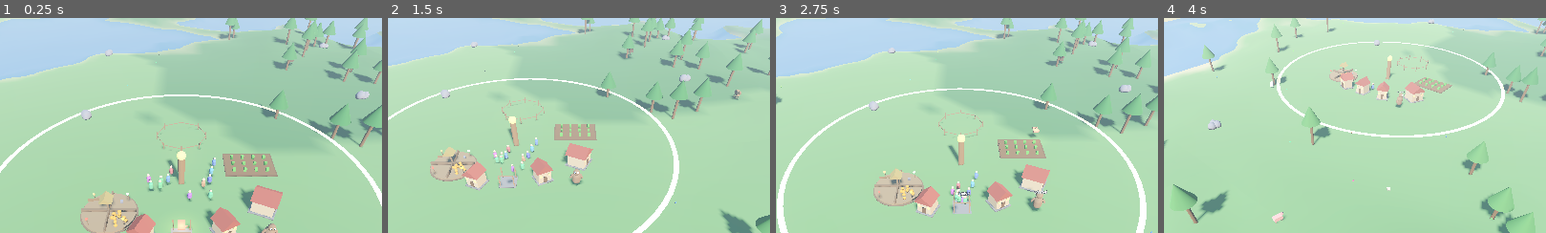
Above: before the commit, frames 1-4 (left to right).
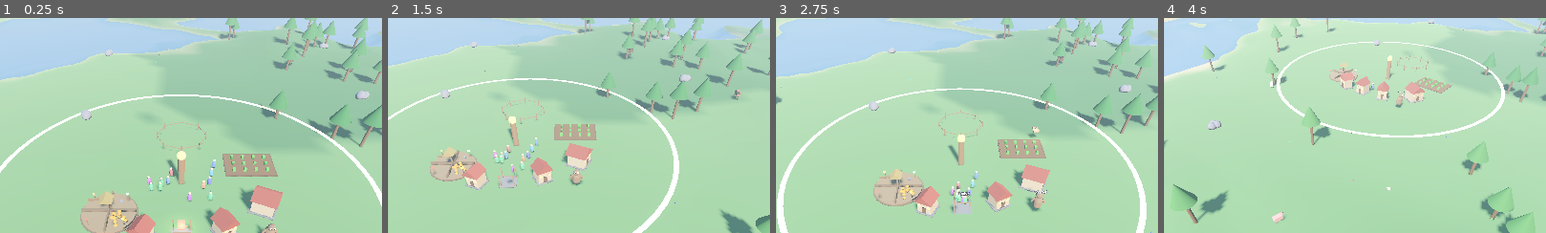
Above: after the commit, the same moments.

Repository: tjloman/tjloman
Game: Godot game, scene res://scenes/main.tscn
Two runs of this game, one before a commit and one after it. Both use one fixed random seed, a clock stepped at 60 frames per second and the inputs below.
Inputs (mouse positions are % of the whole screen's width and height, from its top left):
- Up to frame 1 (0.25 s): no input
- Up to frame 2 (1.5 s): move the mouse to (72, 45) at 0.52 s; hold Right 0.53-1.25 s; hold S (cam_back) 0.53-1.25 s; click (72, 45) at 0.67 s; drag from (30, 55) to (45, 70) at 1.27 s
- Up to frame 3 (2.75 s): move the mouse to (60, 28) at 2.02 s; hold Right from 2.03 s (still down); hold A (cam_left) from 2.03 s (still down)
- Up to frame 4 (4 s): release Right at 2.75 s; release A (cam_left) at 2.75 s; drag from (45, 70) to (20, 35) at 2.77 s; move the mouse to (80, 65) at 3.52 s; hold Left from 3.53 s (still down); hold Q (cam_rotate_left) from 3.53 s (still down)
The pictures show only the part of the screen within x 26-76%, y 0-50%; the shares and areas given below are measured in that part.

The runs differ from the first frame. In frame 1, 0.4% of the frame differs, in the area x 38-57%, y 64-85%; in frame 2, less than 0.1%; in frame 3, less than 0.1%; in frame 4, nothing differs.

Commit message:
Gentle hands: place villagers as converts or missionaries; settle buildings uphill
- SETTLE ON THE HIGH SIDE: structures previously grounded to the height
  at their center, so on slopes the uphill half was buried. Every
  structure (and new construction sites) now settles on the HIGHEST
  point under its footprint — the sunken foundations bridge the downhill
  gap, and nothing is buried uphill.
- UNSTICK: villagers waist-deep in a hillside (bad spawns before chunk
  collision existed, physics hiccups) pop back to the surface — all
  entities now run a cheap buried-check (villagers every 3s, animals on
  their think tick, the creature in its watchdog). Villagers also spawn
  on real ground height instead of village-center height.
- PLACE vs THROW: releasing with a STILL hand sets the held thing down
  gently — no fear, no fall damage, no karma stain. A moving hand still
  throws, with everything that implies.
- PLACEMENT IS POLICY: a villager set down inside another village's
  influence reacts to where you put them. In a CONVERTED village they
  defect and join it — steal hands for your towns, or shuttle believers
  between them. One of YOUR faithful placed in a heathen village turns
  missionary: walks to their totem and preaches (~16 belief per
  mission), a third conversion path beside kindness and terror.
- SURVIVABILITY: villagers regenerate health when fed (1.5/s below 70
  hunger), fall damage softened (x8 -> x5), and health now shows in the
  hover card — small maulings by wolves, gods, and creatures are
  survivable stories instead of deaths.

Co-Authored-By: Claude Fable 5 <noreply@anthropic.com>
Claude-Session: https://claude.ai/code/session_01NqBKfyc5c6bViy6kUi2S7P

Diff:
--- a/scripts/animals/animal.gd
+++ b/scripts/animals/animal.gd
@@ -71,6 +71,7 @@
 var _think_time := 0.0
 var _flee_from := Vector3.ZERO
 var _fall_speed := 0.0
+var _gentle_drop := false
 var _satiated := 0.0
 var _rider: Node3D = null
 
@@ -155,6 +156,12 @@
 			velocity.y -= GRAVITY * delta
 			move_and_slide()
 			if is_on_floor():
+				if _gentle_drop:
+					_gentle_drop = false
+					state = State.IDLE
+					_action_time = 2.0
+					velocity = Vector3.ZERO
+					return
 				if _fall_speed > 16.0:
 					take_damage((_fall_speed - 16.0) * 4.0)
 				if state == State.FALLING:
@@ -208,6 +215,14 @@
 		return
 	_satiated = maxf(_satiated - 1.0, 0.0)
 
+	# Buried waist-deep in a hillside (bad spawn, collision hiccup)? Pop up.
+	var world := get_tree().get_first_node_in_group("world_gen") as WorldGen
+	if world != null:
+		var h := world.height_at(global_position.x, global_position.z)
+		if global_position.y < h - 1.0:
+			global_position.y = h + 0.4
+			velocity = Vector3.ZERO
+
 	if spec.get("predator", false) and _satiated <= 0.0 and state != State.CHASE:
 		_prey = _find_prey()
 		if _prey != null:
@@ -396,9 +411,10 @@
 	velocity = Vector3.ZERO
 
 
-func drop(throw_velocity: Vector3) -> void:
+func drop(throw_velocity: Vector3, gentle := false) -> void:
 	state = State.FALLING
 	velocity = throw_velocity
+	_gentle_drop = gentle
 
 
 func hover_text() -> String:
--- a/scripts/creature/creature.gd
+++ b/scripts/creature/creature.gd
@@ -193,11 +193,15 @@
 	if _state_time > STUCK_SECONDS and state != State.SLEEPING:
 		_state_time = 0.0
 		_decide()
-	if global_position.y < -12.0:
+	# Fell out of the world (chunk streamed away) or buried in a hillside
+	# (bad spawn, collision hiccup)? Pop back to the surface.
+	if global_position.y < -12.0 or fmod(_state_time, 3.0) < delta:
 		var world := get_tree().get_first_node_in_group("world_gen") as WorldGen
 		if world != null:
-			global_position.y = world.height_at(global_position.x, global_position.z) + 1.0
-			velocity = Vector3.ZERO
+			var h := world.height_at(global_position.x, global_position.z)
+			if global_position.y < h - 1.2:
+				global_position.y = h + 0.5
+				velocity = Vector3.ZERO
 
 
 ## The slow gaze: passively learn from whatever is happening nearby.
--- a/scripts/player/divine_hand.gd
+++ b/scripts/player/divine_hand.gd
@@ -202,13 +202,18 @@
 			state = HandState.IDLE
 		HandState.HOLDING:
 			var throw_vel := _throw_velocity()
+			# A still hand PLACES; a moving hand THROWS. Placement is calm —
+			# no fear, no fall damage — and where you place someone matters.
+			var gentle := throw_vel.length() < 3.0
+			if gentle:
+				throw_vel = Vector3.ZERO
 			if is_instance_valid(held_body):
 				if held_body is RigidBody3D:
 					var rb := held_body as RigidBody3D
 					rb.freeze = false
 					rb.linear_velocity = throw_vel
 				elif held_body.has_method("drop"):
-					held_body.call("drop", throw_vel)
+					held_body.call("drop", throw_vel, gentle)
 			held_body = null
 			state = HandState.IDLE
 
--- a/scripts/ui/hud.gd
+++ b/scripts/ui/hud.gd
@@ -134,7 +134,14 @@
 
 Left mouse (on land) ....... grab & drag the world
 Left mouse (on things) ..... pick up food, rocks, sheep, villagers
+Release while STILL ........ place gently — no fear, no harm
 Release while moving ....... throw! (hard landings hurt — and stain your soul)
+
+PLACING VILLAGERS IS POLICY
+Set a villager down in a village of the faith and they will JOIN it —
+steal hands for your towns, or shuttle your faithful between them.
+Set one of YOUR believers down in a heathen village and they become a
+MISSIONARY, preaching at its totem until belief takes root.
 Right mouse (hold) ......... draw a miracle gesture
 Mouse wheel ................ zoom
 Middle mouse (drag) ........ rotate camera
--- a/scripts/villager/villager.gd
+++ b/scripts/villager/villager.gd
@@ -13,6 +13,7 @@
 	GO_FARM, FARMING, GO_HUNT, HUNTING, GO_BUTCHER, BUTCHERING,
 	GO_CHOP, CHOPPING, GO_QUARRY, QUARRYING, GO_BUILD, BUILDING,
 	GO_TAME, TAMING, GO_WORSHIP, WORSHIPPING, PLAY,
+	GO_PREACH, PREACHING,
 	FLEE, HELD, FALLING,
 }
 
@@ -70,6 +71,9 @@
 var _work_sound_time := 0.0
 var _state_time := 0.0
 var _prev_state := State.WANDER
+var _gentle_drop := false
+var _mission_village: Village = null
+var _ground_check_time := randf_range(1.0, 3.0)
 var _label: Label3D
 var _visuals: Node3D
 var _body_mesh: MeshInstance3D
@@ -259,6 +263,33 @@
 						% [villager_name, _target_animal.species])
 				_target_animal = null
 				_decide()
+		State.GO_PREACH:
+			if _mission_village == null or not is_instance_valid(_mission_village):
+				_mission_village = null
+				_decide()
+			elif _move_toward(_mission_village.totem.global_position
+					+ Vector3(randf_range(-2, 2), 0, randf_range(-2, 2)),
+					WALK_SPEED * _speed_factor(), delta):
+				state = State.PREACHING
+				_action_time = 35.0
+		State.PREACHING:
+			_apply_gravity_only(delta)
+			_action_time -= delta
+			_work_noise("murmur", 3.0, delta)
+			if _mission_village == null or not is_instance_valid(_mission_village):
+				_mission_village = null
+				_decide()
+			elif _mission_village.converted:
+				GameState.announce("%s has brought %s into the light!"
+					% [villager_name, _mission_village.village_name])
+				morality = minf(morality + 5.0, 100.0)
+				_mission_village = null
+				_decide()
+			else:
+				_mission_village.change_belief(0.45 * delta)
+				if _action_time <= 0.0:
+					_mission_village = null
+					_decide()
 		State.GO_WORSHIP:
 			if _move_toward(_target, WALK_SPEED * _speed_factor(), delta):
 				state = State.WORSHIPPING
@@ -294,6 +325,16 @@
 			if state == State.FALLING:
 				state = State.WANDER
 				_decide()
+	# Waist-deep in a hillside (bad spawn, collision hiccup): pop back up.
+	_ground_check_time -= delta
+	if _ground_check_time <= 0.0:
+		_ground_check_time = 3.0
+		var world := get_tree().get_first_node_in_group("world_gen") as WorldGen
+		if world != null:
+			var h := world.height_at(global_position.x, global_position.z)
+			if global_position.y < h - 1.0:
+				global_position.y = h + 0.4
+				velocity = Vector3.ZERO
 
 
 ## Small helpers for the state machine.
@@ -400,6 +441,9 @@
 			State.QUARRYING, State.BUILDING]
 		energy = maxf(energy - (0.5 if working else 0.25) * delta, 0.0)
 	social = maxf(social - 0.3 * delta, 0.0)
+	# A fed body knits itself back together — small wounds heal.
+	if hunger < 70.0 and health < 100.0:
+		health = minf(health + 1.5 * delta, 100.0)
 	if hunger > 85.0:
 		happiness = maxf(happiness - 1.5 * delta, 0.0)
 	if hunger >= 100.0:
@@ -770,12 +814,64 @@
 
 
 func _land() -> void:
+	if _gentle_drop:
+		_gentle_drop = false
+		velocity = Vector3.ZERO
+		_on_placed_gently()
+		return
 	if _fall_speed > 14.0:
-		take_damage((_fall_speed - 14.0) * 8.0, true)
+		take_damage((_fall_speed - 14.0) * 5.0, true)
 	if not is_instance_valid(self) or is_queued_for_deletion():
 		return
 	scare(global_position + Vector3(randf() - 0.5, 0, randf() - 0.5))
 	GameState.announce("%s survived a divine toss. Mostly." % villager_name)
+
+
+## Set down by a careful god. If this is another village's ground, that
+## was no accident: the faithful defect TO belief, and believers carry
+## the word INTO the heathen dark.
+func _on_placed_gently() -> void:
+	var host := _village_here()
+	if host == null or host == village:
+		_decide()
+		return
+	if host.converted:
+		_defect_to(host)
+	elif village.converted:
+		_mission_village = host
+		state = State.GO_PREACH
+		GameState.announce("%s carries the word of the heavens into %s."
+			% [villager_name, host.village_name])
+	else:
+		_decide()  # two heathen villages; they will simply walk home
+
+
+func _village_here() -> Village:
+	var best: Village = null
+	var best_dist := INF
+	for v in get_tree().get_nodes_in_group("village"):
+		var candidate := v as Village
+		if not is_instance_valid(candidate):
+			continue
+		var flat := candidate.global_position - global_position
+		flat.y = 0
+		var d := flat.length()
+		if d < maxf(candidate.influence_radius * 1.2, 18.0) and d < best_dist:
+			best_dist = d
+			best = candidate
+	return best
+
+
+func _defect_to(host: Village) -> void:
+	var old_name := village.village_name
+	_dismount()
+	home = null
+	village = host
+	host.adopt(self)
+	if host.is_player_home or host.converted:
+		GameState.announce("%s of %s now calls %s home."
+			% [villager_name, old_name, host.village_name])
+	_decide()
 
 
 func scare(from_pos: Vector3) -> void:
@@ -812,10 +908,14 @@
 	velocity = Vector3.ZERO
 
 
-func drop(throw_velocity: Vector3) -> void:
+## A still hand sets a villager down gently (no fear, no harm — and where
+## you set them down MATTERS); a moving hand throws them, with all that
+## implies for their body and your soul.
+func drop(throw_velocity: Vector3, gentle := false) -> void:
 	state = State.FALLING
 	velocity = throw_velocity
-	if throw_velocity.length() > 10.0:
+	_gentle_drop = gentle
+	if not gentle and throw_velocity.length() > 10.0:
 		GameState.shift_alignment(-1.0)
 
 
@@ -826,9 +926,10 @@
 	var extra := ", pregnant" if pregnant else ""
 	if home == null:
 		extra += ", HOMELESS"
-	return "%s of %s — %s %s, age %d%s — %s\n(hunger %d · energy %d · happy %d · %s)" % [
+	return "%s of %s — %s %s, age %d%s — %s\n(health %d · hunger %d · energy %d · happy %d · %s)" % [
 		villager_name, village.village_name, _morality_word(), stage, int(age), extra,
-		_status_word(), int(hunger), int(energy), int(happiness), "she" if is_female else "he"]
+		_status_word(), int(health), int(hunger), int(energy), int(happiness),
+		"she" if is_female else "he"]
 
 
 func _morality_word() -> String:
@@ -857,6 +958,7 @@
 		State.GO_BUILD, State.BUILDING: return "building"
 		State.GO_TAME, State.TAMING: return "taming a beast"
 		State.GO_WORSHIP, State.WORSHIPPING: return "worshipping"
+		State.GO_PREACH, State.PREACHING: return "on a mission"
 		State.FLEE: return "fleeing in terror"
 		State.HELD: return "in the grip of a god"
 		State.FALLING: return "airborne"
@@ -875,6 +977,7 @@
 		State.TAMING: return "shhh"
 		State.BUTCHERING: return "..."
 		State.WORSHIPPING: return "pray"
+		State.PREACHING: return "hear me!"
 		State.PLAY: return "wheee"
 		State.FLEE, State.FALLING: return "!!!"
 		State.HELD: return "?!"
--- a/scripts/world/village.gd
+++ b/scripts/world/village.gd
@@ -55,12 +55,12 @@
 	_build_pen()
 
 	farm = Farm.new()
-	farm.position = _grounded(Vector3(10, 0, -4))
+	farm.position = _grounded(Vector3(10, 0, -4), 3.6)
 	add_child(farm)
 
 	# The round market sits well clear of the house ring to the northwest.
 	store = FoodStore.new()
-	store.position = _grounded(Vector3(-9, 0, 6))
+	store.position = _grounded(Vector3(-9, 0, 6), 3.5)
 	add_child(store)
 	if is_player_home:
 		store.plant_food += 8  # a founding surplus, so the game starts kind
@@ -83,21 +83,21 @@
 	add_child(totem)
 
 
-## Converts a flat village-local offset into one whose height sits on the
-## actual terrain. Villages away from the flattened cradle stand on slopes;
-## without this, their buildings float in air or bury their foundations.
-func _grounded(local: Vector3) -> Vector3:
+## Converts a flat village-local offset into one that settles on the HIGH
+## side of the terrain under the structure's footprint — nothing buried
+## uphill, foundations bridging downhill. `half` is the footprint half-width.
+func _grounded(local: Vector3, half := 2.5) -> Vector3:
 	var world := get_tree().get_first_node_in_group("world_gen") as WorldGen
 	if world == null:
 		return local
-	local.y = world.height_at(global_position.x + local.x, global_position.z + local.z) \
-		- global_position.y
+	local.y = world.settle_height(
+		global_position.x + local.x, global_position.z + local.z, half) - global_position.y
 	return local
 
 
 func _build_pen() -> void:
 	var pen := Node3D.new()
-	pen.position = _grounded(_pen_center)
+	pen.position = _grounded(_pen_center, 4.0)
 	for i in 8:
 		var angle := TAU * i / 8.0
 		var next_angle := angle + TAU / 8.0
@@ -140,7 +140,7 @@
 		house.size = sizes[i]
 		house.village = self
 		house.age = randf_range(5.0, 20.0)
-		house.position = _grounded(STARTER_HOUSE_SPOTS[i])
+		house.position = _grounded(STARTER_HOUSE_SPOTS[i], 2.0)
 		# Face the totem — computed off-tree, so no look_at here.
 		house.basis = Basis.looking_at(
 			-Vector3(house.position.x, 0, house.position.z), Vector3.UP)
@@ -151,7 +151,8 @@
 func _spawn_villagers(count: int) -> void:
 	for i in count:
 		var v := _make_villager(randf_range(16.0, 45.0))
-		v.position = Vector3(randf_range(-5, 5), 1.0, randf_range(-5, 5))
+		var spot := _grounded(Vector3(randf_range(-5, 5), 0, randf_range(-5, 5)), 0.5)
+		v.position = spot + Vector3(0, 0.6, 0)
 		add_child(v)
 	_assign_housing()
 
@@ -290,6 +291,11 @@
 		villagers[i].home = slots[i] if i < slots.size() else null
 
 
+## A villager set down here by the hand has joined us — welcome them home.
+func adopt(_newcomer: Villager) -> void:
+	_assign_housing()
+
+
 func on_house_completed(house: House) -> void:
 	if construction_site == house:
 		construction_site = null
@@ -314,7 +320,7 @@
 		if world != null:
 			if world.is_underwater(pos.x, pos.z) or world.slope_at(pos.x, pos.z) > 0.9:
 				continue
-			pos.y = world.height_at(pos.x, pos.z)
+			pos.y = world.settle_height(pos.x, pos.z, 2.2)
 		var blocked := false
 		for h in houses:
 			if is_instance_valid(h) and h.global_position.distance_to(pos) < 4.5:
--- a/scripts/world/world_gen.gd
+++ b/scripts/world/world_gen.gd
@@ -93,6 +93,17 @@
 
 func is_underwater(x: float, z: float) -> bool:
 	return height_at(x, z) < WATER_LEVEL + 0.25
+
+
+## The HIGHEST ground under a footprint. Structures settle on the high
+## side so their sunken foundations bridge the downhill gap — never the
+## uphill wall buried in the slope.
+func settle_height(x: float, z: float, half := 2.5) -> float:
+	var best := height_at(x, z)
+	for corner in [Vector2(half, half), Vector2(-half, half),
+			Vector2(half, -half), Vector2(-half, -half)]:
+		best = maxf(best, height_at(x + corner.x, z + corner.y))
+	return best
 
 
 ## Approximate slope (rise over 2m) — used to veto building/village sites.
Not shown, changed: README.md
